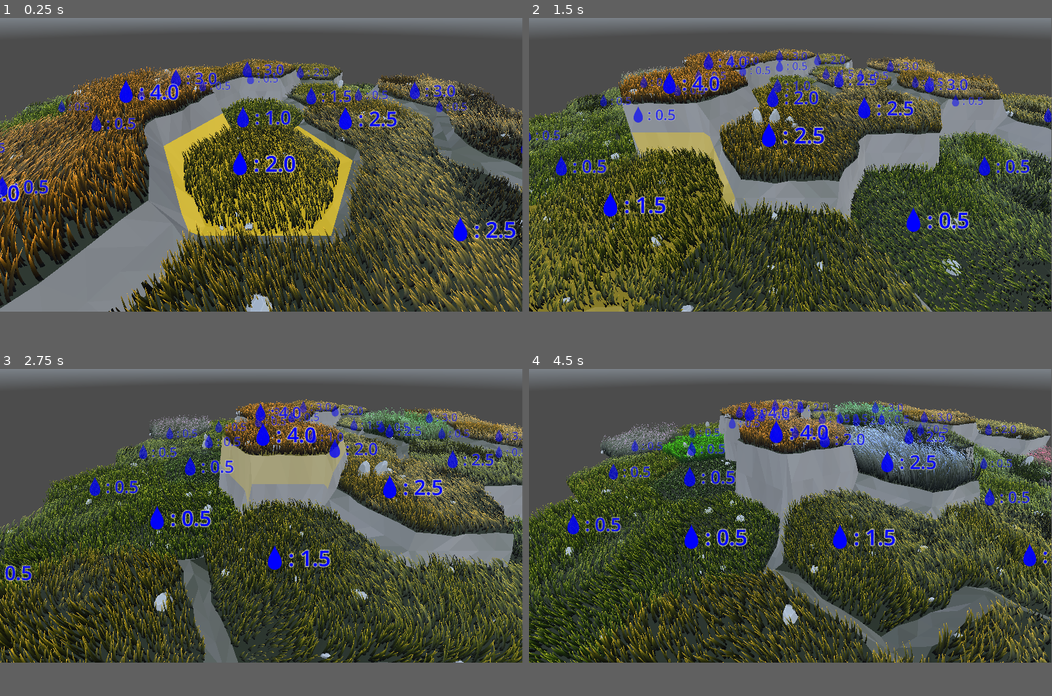
Above: before the commit, frames 1-4 (two rows, left to right).
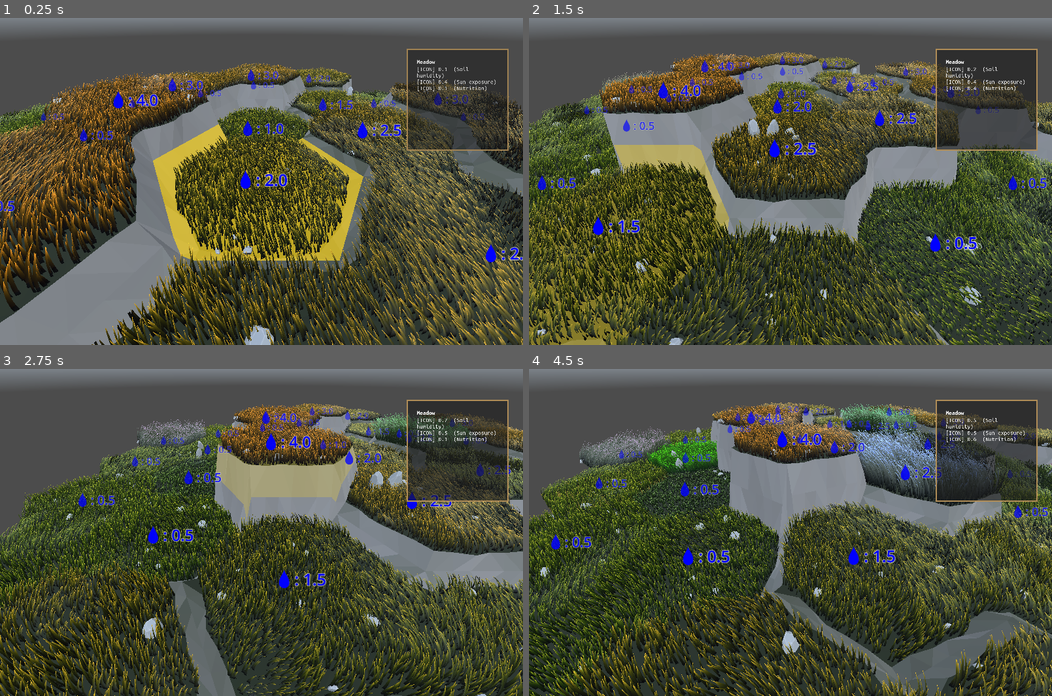
Above: after the commit, the same moments.

Repository: vincentwoelfer/hex
Game: Godot game, scene res://scenes/dev/MapGeneration.tscn
Two runs of this game, one before a commit and one after it. Both use one fixed random seed, a clock stepped at 60 frames per second and the inputs below. A sky picture missing from this copy of the repository is replaced by a grey-blue gradient.
Inputs (mouse positions are in pixels of both pictures, inside the frame that each line leads up to):
- Up to frame 1 (0.25 s): no input
- Up to frame 2 (1.5 s): move the mouse to (905, 148) at 0.52 s; hold S (move_cam_backward) 0.53-1.28 s; move the mouse to (685, 178) at 1.27 s; tap W (move_cam_forward) at 1.35 s
- Up to frame 3 (2.75 s): move the mouse to (313, 450) at 2.02 s; hold A (move_cam_left) from 2.03 s (still down)
- Up to frame 4 (4.5 s): move the mouse to (764, 575) at 2.77 s; release A (move_cam_left) at 2.78 s; tap D (move_cam_right) at 2.85 s; move the mouse to (947, 558) at 3.52 s; hold Q (rotate_cam_left) 3.53-4.28 s; move the mouse to (633, 470) at 4.27 s; tap E (rotate_cam_right) at 4.35 s
In our replay, the window is 799x449 before the commit and 800x500 after it. These sizes can differ from the game's own. Grey fills any space a smaller window leaves; there, only what the larger window draws over its background counts as a difference.

The runs differ from the first frame. In frame 1, 58% of the frame differs, in the area x 0-100%, y 2-100%; in frame 2, 59%; in frame 3, 57%; in frame 4, 61%, in the area x 0-100%, y 0-100%.

Commit message:
Implement tooltip prototype

Diff:
--- /dev/null
+++ b/assets/themes/ui_theme.tres
@@ -0,0 +1,10 @@
+[gd_resource type="Theme" load_steps=3 format=3 uid="uid://cb56p5o3gc754"]
+
+[ext_resource type="FontFile" uid="uid://d1hdvd6wmoho6" path="res://assets/fonts/Ubuntu_Mono/UbuntuMono-Regular.ttf" id="1_duwwb"]
+[ext_resource type="StyleBox" uid="uid://dqr6qlh17w66b" path="res://assets/ui/panel_stylebox.tres" id="1_x22qe"]
+
+[resource]
+default_base_scale = 1.0
+default_font = ExtResource("1_duwwb")
+default_font_size = 30
+Panel/styles/panel = ExtResource("1_x22qe")
--- /dev/null
+++ b/assets/ui/panel_stylebox.tres
@@ -0,0 +1,9 @@
+[gd_resource type="StyleBoxFlat" format=3 uid="uid://dqr6qlh17w66b"]
+
+[resource]
+bg_color = Color(0.6, 0.6, 0.6, 0)
+border_width_left = 8
+border_width_top = 8
+border_width_right = 8
+border_width_bottom = 8
+border_color = Color(0.690196, 0.552941, 0.341176, 1)
--- a/project.godot
+++ b/project.godot
@@ -38,8 +38,8 @@
 
 [display]
 
-window/size/viewport_width=1920
-window/size/viewport_height=1080
+window/size/viewport_width=3840
+window/size/viewport_height=2160
 window/size/mode=2
 window/size/initial_position_type=3
 
--- a/scenes/dev/MapGeneration.tscn
+++ b/scenes/dev/MapGeneration.tscn
@@ -6,6 +6,7 @@
 [ext_resource type="Script" path="res://src/CameraController.gd" id="4_j2ckc"]
 [ext_resource type="PackedScene" uid="uid://dfndyapevvb2g" path="res://dev-utility/USE_THIS_HexConstantsModifier.tscn" id="5_7csfd"]
 [ext_resource type="Script" path="res://src/SelectionManager.gd" id="6_x1kdg"]
+[ext_resource type="PackedScene" uid="uid://i5fes5afbict" path="res://scenes/ui/Tooltip.tscn" id="7_molft"]
 
 [sub_resource type="CameraAttributesPractical" id="CameraAttributesPractical_t12eh"]
 
@@ -46,3 +47,15 @@
 
 [node name="SelectionManager" type="Node3D" parent="."]
 script = ExtResource("6_x1kdg")
+
+[node name="CanvasLayer" type="CanvasLayer" parent="."]
+
+[node name="Tooltip" parent="CanvasLayer" instance=ExtResource("7_molft")]
+anchors_preset = 1
+anchor_left = 1.0
+anchor_right = 1.0
+offset_left = -570.0
+offset_top = 150.0
+offset_right = -70.0
+offset_bottom = 650.0
+grow_horizontal = 0
--- a/scenes/ui/Tooltip.tscn
+++ b/scenes/ui/Tooltip.tscn
@@ -1,8 +1,40 @@
-[gd_scene format=3 uid="uid://i5fes5afbict"]
+[gd_scene load_steps=4 format=3 uid="uid://i5fes5afbict"]
+
+[ext_resource type="Script" path="res://src/ui/tooltip.gd" id="1_ru8qa"]
+[ext_resource type="Theme" uid="uid://cb56p5o3gc754" path="res://assets/themes/ui_theme.tres" id="1_v8han"]
+[ext_resource type="FontFile" uid="uid://cc3o3alnxgy3i" path="res://assets/fonts/Ubuntu_Mono/UbuntuMono-Bold.ttf" id="3_fuqjc"]
 
 [node name="Tooltip" type="PanelContainer"]
-offset_right = 40.0
-offset_bottom = 40.0
+offset_right = 600.0
+offset_bottom = 400.0
+script = ExtResource("1_ru8qa")
 
 [node name="Panel" type="Panel" parent="."]
 layout_mode = 2
+theme = ExtResource("1_v8han")
+
+[node name="MarginContainer" type="MarginContainer" parent="."]
+layout_mode = 2
+theme_override_constants/margin_left = 50
+theme_override_constants/margin_top = 50
+theme_override_constants/margin_right = 50
+theme_override_constants/margin_bottom = 50
+
+[node name="VBoxContainer" type="VBoxContainer" parent="MarginContainer"]
+layout_mode = 2
+
+[node name="HeaderLabel" type="Label" parent="MarginContainer/VBoxContainer"]
+unique_name_in_owner = true
+layout_mode = 2
+theme = ExtResource("1_v8han")
+theme_override_fonts/font = ExtResource("3_fuqjc")
+text = "Hex Title"
+
+[node name="TooltipLabel" type="RichTextLabel" parent="MarginContainer/VBoxContainer"]
+unique_name_in_owner = true
+layout_mode = 2
+theme = ExtResource("1_v8han")
+bbcode_enabled = true
+text = "- List
+- dsda"
+fit_content = true
--- /dev/null
+++ b/src/ui/tooltip.gd
@@ -0,0 +1,46 @@
+class_name Tooltip
+extends PanelContainer
+
+@onready var fade_seconds := 0.5
+@onready var header := %HeaderLabel
+@onready var tooltip := %TooltipLabel
+
+var tween: Tween
+
+func _ready() -> void:
+	EventBus.Signal_SelectionChanged.connect(on_selection_changed)
+	modulate = Color.TRANSPARENT
+	hide()
+
+
+func on_selection_changed(new_selection: HexTile) -> void:
+	if new_selection:
+		show_tooltip(new_selection)
+	else:
+		hide_tooltip()
+
+
+func show_tooltip(hex_tile: HexTile) -> void:
+	if tween:
+		tween.kill()
+
+	header.text = "Meadow"
+	tooltip.text = "[ICON] " + str(snappedf(hex_tile.humidity, 0.1)) + "\t(Soil humidity)\n"
+	tooltip.text += "[ICON] " +  str(snappedf(1 - hex_tile.shade, 0.1)) + "\t(Sun exposure)\n"
+	tooltip.text += "[ICON] " +  str(snappedf(hex_tile.nutrition, 0.1)) + "\t(Nutrition)"
+
+	tween = create_tween().set_ease(Tween.EASE_OUT).set_trans(Tween.TRANS_CUBIC)
+	tween.tween_callback(show)
+	tween.tween_property(self, "modulate", Color.WHITE, fade_seconds)
+
+
+func hide_tooltip() -> void:
+	if tween:
+		tween.kill()
+
+	hide_animation()
+
+func hide_animation() -> void:
+	tween = create_tween().set_ease(Tween.EASE_OUT).set_trans(Tween.TRANS_CUBIC)
+	tween.tween_property(self, "modulate", Color.TRANSPARENT, fade_seconds)
+	tween.tween_callback(hide)
Not shown, added: assets/fonts/Ubuntu_Mono/UFL.txt
Binary file added: assets/fonts/Ubuntu_Mono/UbuntuMono-Bold.ttf
Not shown, added: assets/fonts/Ubuntu_Mono/UbuntuMono-Bold.ttf.import
Binary file added: assets/fonts/Ubuntu_Mono/UbuntuMono-BoldItalic.ttf
Not shown, added: assets/fonts/Ubuntu_Mono/UbuntuMono-BoldItalic.ttf.import
Binary file added: assets/fonts/Ubuntu_Mono/UbuntuMono-Italic.ttf
Not shown, added: assets/fonts/Ubuntu_Mono/UbuntuMono-Italic.ttf.import
Binary file added: assets/fonts/Ubuntu_Mono/UbuntuMono-Regular.ttf
Not shown, added: assets/fonts/Ubuntu_Mono/UbuntuMono-Regular.ttf.import
Not shown: 1 places in scenes/dev/MapGeneration.tscn that only renumber resources
